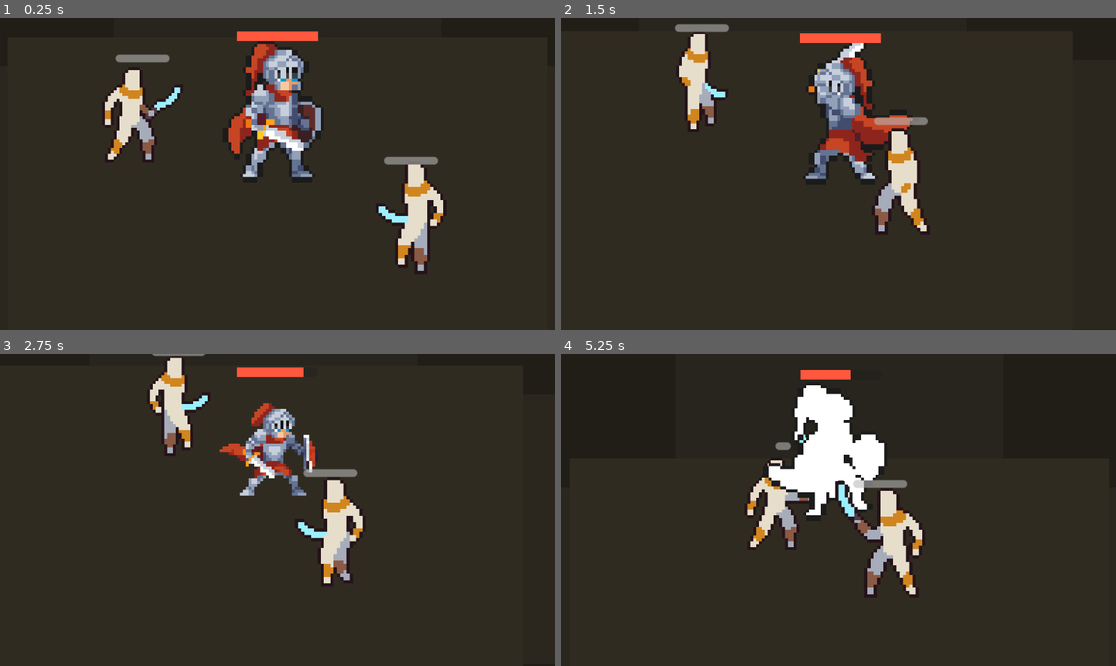
Above: before the commit, frames 1-4 (two rows, left to right).
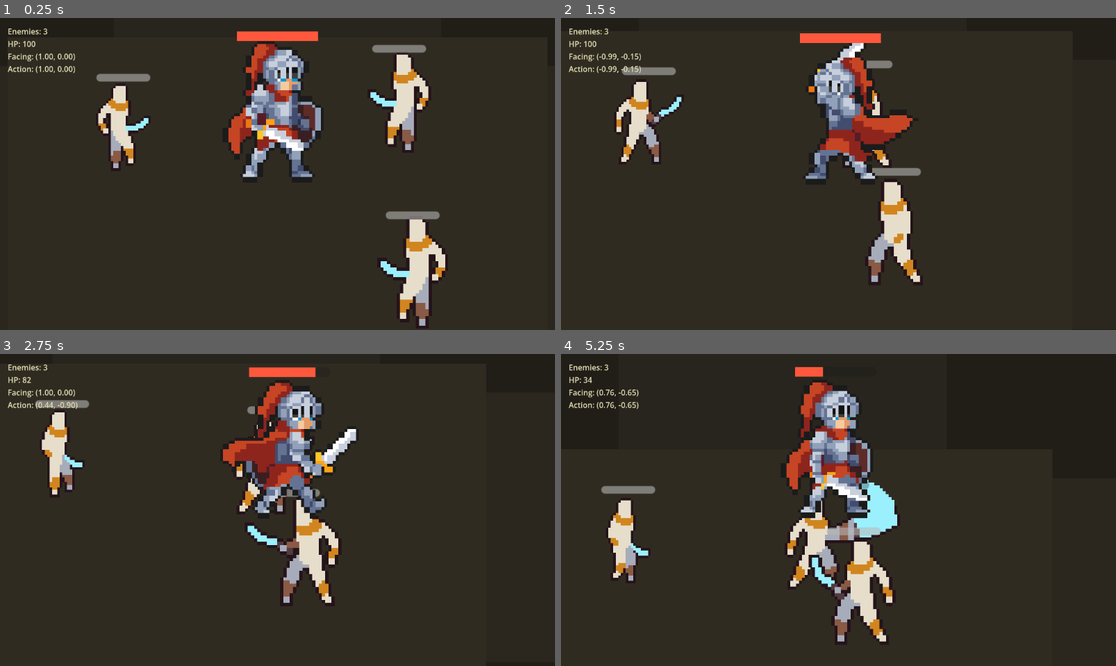
Above: after the commit, the same moments.

Repository: wq1456728/prototype-alpha
Game: Godot game, scene res://scenes/maps/combat_sandbox.tscn
Same seed, same stepped clock (60 frames per second), same inputs: the game is played once before the commit and once after it. Before the commit the project starts from res://scenes/main.tscn.
Inputs (mouse positions are in pixels of both pictures, inside the frame that each line leads up to):
- Up to frame 1 (0.25 s): no input
- Up to frame 2 (1.5 s): move the mouse to (960, 158) at 0.52 s; hold Right (ui_right) 0.53-1.28 s; tap J at 0.6 s; move the mouse to (727, 189) at 1.27 s; hold Down (ui_down) from 1.28 s (still down); tap K at 1.35 s
- Up to frame 3 (2.75 s): move the mouse to (333, 441) at 2.02 s; release Down (ui_down) at 2.03 s; hold Right (ui_right) from 2.03 s (still down); tap L at 2.1 s
- Up to frame 4 (5.25 s): move the mouse to (810, 572) at 2.77 s; release Right (ui_right) at 2.78 s; hold Up (ui_up) 2.78-3.53 s; tap one key every 0.75 s from 2.85 s: Shift J K L; move the mouse to (1005, 556) at 3.52 s; hold Left (ui_left) 3.53-5.03 s; move the mouse to (672, 463) at 4.27 s; move the mouse to (866, 510) at 5.02 s; hold Down (ui_down) from 5.03 s (still down)

The runs differ from the first frame. In frame 1, 7.0% of the frame differs, in the area x 1-81%, y 3-99%; in frame 2, 6.2%; in frame 3, 11%; in frame 4, 13%, in the area x 1-66%, y 3-93%.

Commit message:
TASK-005 build basic hit sandbox

Diff:
--- a/project.godot
+++ b/project.godot
@@ -11,7 +11,7 @@
 [application]
 
 config/name="prototype-alpha"
-run/main_scene="uid://3pshe4diqlh8"
+run/main_scene="res://scenes/maps/combat_sandbox.tscn"
 config/features=PackedStringArray("4.6", "Forward Plus")
 
 [physics]
--- /dev/null
+++ b/scenes/maps/combat_sandbox.tscn
@@ -0,0 +1,83 @@
+[gd_scene load_steps=4 format=3]
+
+[ext_resource type="Script" path="res://scripts/maps/combat_sandbox.gd" id="1_sandbox"]
+[ext_resource type="PackedScene" path="res://scenes/player/knight_player.tscn" id="2_player"]
+
+[sub_resource type="LabelSettings" id="LabelSettings_debug"]
+font_size = 16
+font_color = Color(0.9, 0.88, 0.72, 1)
+
+[node name="CombatSandbox" type="Node2D"]
+y_sort_enabled = true
+script = ExtResource("1_sandbox")
+
+[node name="Background" type="ColorRect" parent="."]
+z_index = -100
+offset_left = -1024.0
+offset_top = -1024.0
+offset_right = 2304.0
+offset_bottom = 1744.0
+color = Color(0.075, 0.083, 0.076, 1)
+
+[node name="Ground" type="ColorRect" parent="."]
+z_index = -90
+offset_left = -1024.0
+offset_top = -1024.0
+offset_right = 2304.0
+offset_bottom = 1744.0
+color = Color(0.13, 0.12, 0.095, 1)
+
+[node name="ArenaPathHorizontal" type="ColorRect" parent="."]
+z_index = -80
+offset_left = -1024.0
+offset_top = 220.0
+offset_right = 2304.0
+offset_bottom = 500.0
+color = Color(0.17, 0.155, 0.12, 1)
+
+[node name="ArenaPathVertical" type="ColorRect" parent="."]
+z_index = -79
+offset_left = 470.0
+offset_top = -1024.0
+offset_right = 810.0
+offset_bottom = 1744.0
+color = Color(0.155, 0.145, 0.115, 1)
+
+[node name="ArenaCenter" type="ColorRect" parent="."]
+z_index = -78
+offset_left = 360.0
+offset_top = 190.0
+offset_right = 920.0
+offset_bottom = 530.0
+color = Color(0.19, 0.17, 0.13, 1)
+
+[node name="PlayerSpawn" type="Marker2D" parent="."]
+position = Vector2(640, 360)
+
+[node name="EnemySpawns" type="Node2D" parent="."]
+
+[node name="DummySpawn" type="Marker2D" parent="EnemySpawns"]
+position = Vector2(480, 320)
+
+[node name="GruntSpawn" type="Marker2D" parent="EnemySpawns"]
+position = Vector2(780, 300)
+
+[node name="BruteSpawn" type="Marker2D" parent="EnemySpawns"]
+position = Vector2(790, 470)
+
+[node name="KnightPlayer" parent="." instance=ExtResource("2_player")]
+position = Vector2(640, 360)
+
+[node name="Enemies" type="Node2D" parent="."]
+
+[node name="Loot" type="Node2D" parent="."]
+
+[node name="DebugCanvas" type="CanvasLayer" parent="."]
+
+[node name="DebugLabel" type="Label" parent="DebugCanvas"]
+offset_left = 16.0
+offset_top = 16.0
+offset_right = 360.0
+offset_bottom = 120.0
+label_settings = SubResource("LabelSettings_debug")
+text = "Enemies: 0"
--- a/scripts/enemy/mummy_enemy.gd
+++ b/scripts/enemy/mummy_enemy.gd
@@ -23,6 +23,9 @@
 const SPRITE_ROOT := "res://assets/sprites/enemies/mummy"
 const SPRITE_FRAME_WIDTH := 64
 const SPRITE_FRAME_HEIGHT := 64
+const HIT_FLASH_TIME := 0.12
+const HIT_FLASH_COLOR := Color(1.0, 0.42, 0.36, 1.0)
+const HURT_KNOCKBACK_SPEED := 130.0
 
 @onready var sprite: AnimatedSprite2D = $AnimatedSprite2D
 @onready var hp_bar: ProgressBar = $HPBar
@@ -31,12 +34,15 @@
 var player: Node2D
 var dead := false
 var action_lock := 0.0
+var locked_velocity := Vector2.ZERO
 var attack_timer := 0.0
 var pending_attack_hit := false
 var pending_attack_time := -1.0
 var ai_mode := "approach"
 var ai_timer := 0.0
 var strafe_sign := 1.0
+var flash_time := 0.0
+var base_modulate := Color.WHITE
 
 
 func _ready() -> void:
@@ -46,6 +52,7 @@
 	sprite.sprite_frames = _build_sprite_frames()
 	sprite.texture_filter = CanvasItem.TEXTURE_FILTER_NEAREST
 	sprite.scale = Vector2(display_scale, display_scale)
+	base_modulate = sprite.modulate
 	hp_bar.max_value = max_hp
 	hp_bar.value = hp
 	_find_player()
@@ -57,6 +64,8 @@
 		velocity = Vector2.ZERO
 		move_and_slide()
 		return
+
+	_update_hit_flash(delta)
 
 	if not is_instance_valid(player):
 		_find_player()
@@ -74,8 +83,10 @@
 			if pending_attack_time <= 0.0:
 				_apply_attack_hit()
 				pending_attack_hit = false
-		velocity = Vector2.ZERO
+		velocity = locked_velocity
 		move_and_slide()
+		if action_lock <= 0.0:
+			locked_velocity = Vector2.ZERO
 		return
 
 	var to_player := player.global_position - global_position
@@ -106,11 +117,13 @@
 		return
 	hp = maxi(hp - amount, 0)
 	hp_bar.value = hp
+	_start_hit_flash()
 	_update_facing(source_position - global_position)
 	if hp <= 0:
 		_die()
 		return
 	action_lock = HURT_LOCK_TIME
+	locked_velocity = _knockback_from(source_position)
 	pending_attack_hit = false
 	velocity = Vector2.ZERO
 	_play("hurt", true)
@@ -118,6 +131,7 @@
 
 func _start_attack() -> void:
 	action_lock = ATTACK_LOCK_TIME
+	locked_velocity = Vector2.ZERO
 	attack_timer = attack_cooldown
 	pending_attack_hit = true
 	pending_attack_time = ATTACK_HIT_DELAY
@@ -186,6 +200,7 @@
 	dead = true
 	remove_from_group("enemy")
 	velocity = Vector2.ZERO
+	locked_velocity = Vector2.ZERO
 	action_lock = 0.0
 	pending_attack_hit = false
 	hp_bar.visible = false
@@ -211,6 +226,26 @@
 func _update_facing(direction: Vector2) -> void:
 	if absf(direction.x) > 0.01:
 		sprite.flip_h = direction.x > 0
+
+
+func _knockback_from(source_position: Vector2) -> Vector2:
+	var away := global_position - source_position
+	if away.length_squared() <= 0.01:
+		return Vector2.ZERO
+	return away.normalized() * HURT_KNOCKBACK_SPEED
+
+
+func _start_hit_flash() -> void:
+	flash_time = HIT_FLASH_TIME
+	sprite.modulate = HIT_FLASH_COLOR
+
+
+func _update_hit_flash(delta: float) -> void:
+	if flash_time <= 0.0:
+		return
+	flash_time -= delta
+	if flash_time <= 0.0:
+		sprite.modulate = base_modulate
 
 
 func _play(anim_name: StringName, restart: bool = false) -> void:
--- /dev/null
+++ b/scripts/maps/combat_sandbox.gd
@@ -0,0 +1,80 @@
+extends Node2D
+
+const MUMMY_SCENE := preload("res://scenes/enemy/mummy_enemy.tscn")
+const RESPAWN_DELAY := 4.0
+
+@onready var player: Node2D = $KnightPlayer
+@onready var enemies_root: Node2D = $Enemies
+@onready var debug_label: Label = $DebugCanvas/DebugLabel
+
+var respawn_pending := false
+
+
+func _ready() -> void:
+	_spawn_wave()
+
+
+func _process(_delta: float) -> void:
+	_update_debug_label()
+	if respawn_pending:
+		return
+	if get_tree().get_nodes_in_group("enemy").is_empty():
+		respawn_pending = true
+		await get_tree().create_timer(RESPAWN_DELAY).timeout
+		_spawn_wave()
+		respawn_pending = false
+
+
+func _spawn_wave() -> void:
+	_clear_enemies()
+	_spawn_mummy("MummyDummy", $EnemySpawns/DummySpawn.global_position, 25, 0.0, 0, 42.0, 36.0, 2.0, 2.6)
+	_spawn_mummy("MummyGrunt", $EnemySpawns/GruntSpawn.global_position, 55, 68.0, 10, 54.0, 46.0, 1.1, 3.0)
+	_spawn_mummy("MummyBrute", $EnemySpawns/BruteSpawn.global_position, 95, 48.0, 18, 60.0, 52.0, 1.35, 3.35)
+
+
+func _clear_enemies() -> void:
+	for child in enemies_root.get_children():
+		child.queue_free()
+
+
+func _spawn_mummy(
+	enemy_name: String,
+	spawn_position: Vector2,
+	max_hp: int,
+	move_speed: float,
+	attack_damage: int,
+	attack_range: float,
+	preferred_distance: float,
+	attack_cooldown: float,
+	display_scale: float
+) -> void:
+	var enemy := MUMMY_SCENE.instantiate()
+	enemy.name = enemy_name
+	enemy.global_position = spawn_position
+	enemy.max_hp = max_hp
+	enemy.move_speed = move_speed
+	enemy.attack_damage = attack_damage
+	enemy.attack_range = attack_range
+	enemy.preferred_distance = preferred_distance
+	enemy.attack_cooldown = attack_cooldown
+	enemy.display_scale = display_scale
+	enemies_root.add_child(enemy)
+
+
+func _update_debug_label() -> void:
+	var enemy_count := get_tree().get_nodes_in_group("enemy").size()
+	var hp_text := "?"
+	var facing_text := "?"
+	var action_text := "?"
+	if is_instance_valid(player):
+		var hp_value = player.get("hp")
+		hp_text = str(hp_value) if hp_value != null else "?"
+		if player.has_method("get_facing_direction"):
+			facing_text = _format_vector(player.get_facing_direction())
+		if player.has_method("get_action_direction"):
+			action_text = _format_vector(player.get_action_direction())
+	debug_label.text = "Enemies: %d\nHP: %s\nFacing: %s\nAction: %s" % [enemy_count, hp_text, facing_text, action_text]
+
+
+func _format_vector(value: Vector2) -> String:
+	return "(%.2f, %.2f)" % [value.x, value.y]
Not shown, changed: TASK_BOARD.md
